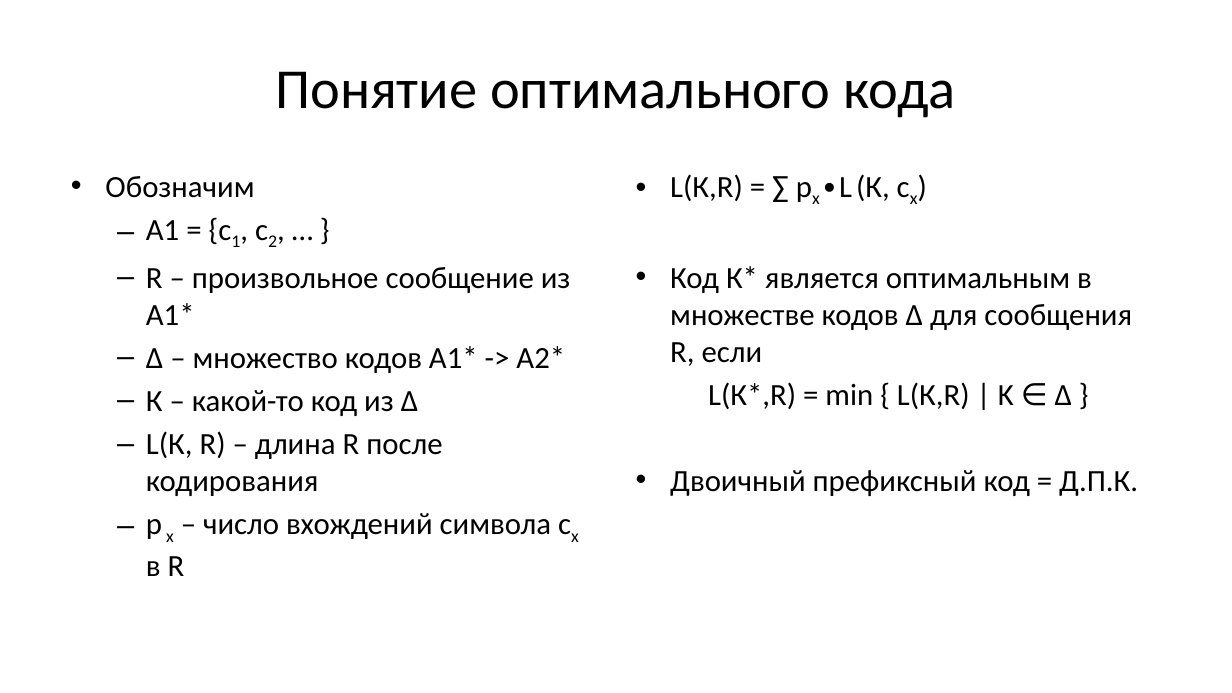
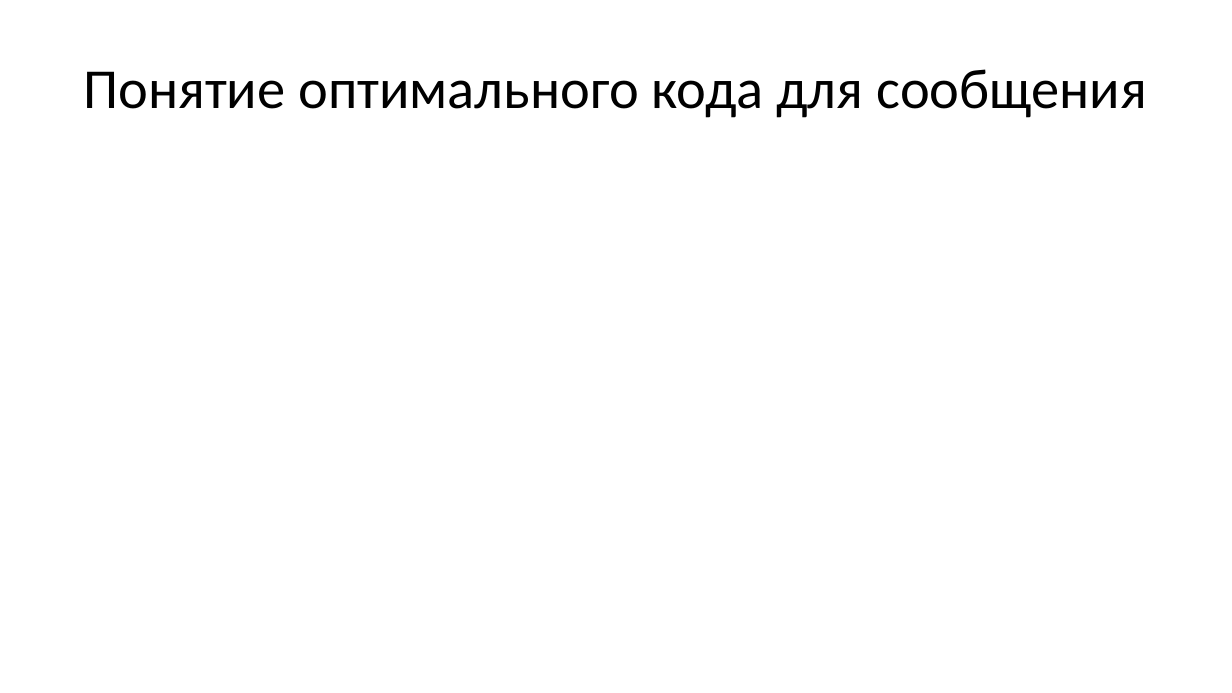
Before and after one commit to Evgueni-Petrov-aka-espetrov/Algorithms-and-Programming-in-C-pptx, a slide deck: slide 67 of 14 Кодирование.pptx (slide 15 before the commit). Drawn at 1232x693 pixels with LibreOffice and Linux fonts; fonts in the diff are those of the drawing. Boxes give left, top, right and bottom in pixels: in the first picture for what was removed or moved away, otherwise in the second. Text is boxed around its words. In the diff, an @@ line names an element or a change of style, - is before the commit and + after.

```diff
--- a/14 Кодирование.pptx
+++ b/14 Кодирование.pptx
@@ title at [83,69,1147,118]: text changed @@
-Понятие оптимального кода
+Понятие оптимального кода для сообщения
@@ text removed at [105,176,571,576] @@
-• Обозначим
-  – A1 = {c1, c2, … }
-  – R – произвольное сообщение из А1*
-  – Δ – множество кодов А1* -> А2*
-  – К – какой-то код из Δ
-  – L(К, R) – длина R после кодирования
-  – p х – число вхождений символа cх в R
@@ text removed at [670,174,1138,496] @@
-• L(К,R) = ∑ pх∙L (К, cх)
-• Код К* является оптимальным в множестве кодов Δ для сообщения R, если
-L(К*,R) = min { L(К,R) | K ∈ Δ }
-• Двоичный префиксный код = Д.П.К.
```
Also in this commit, not shown: 12 other slides changed, 171 slides added.
